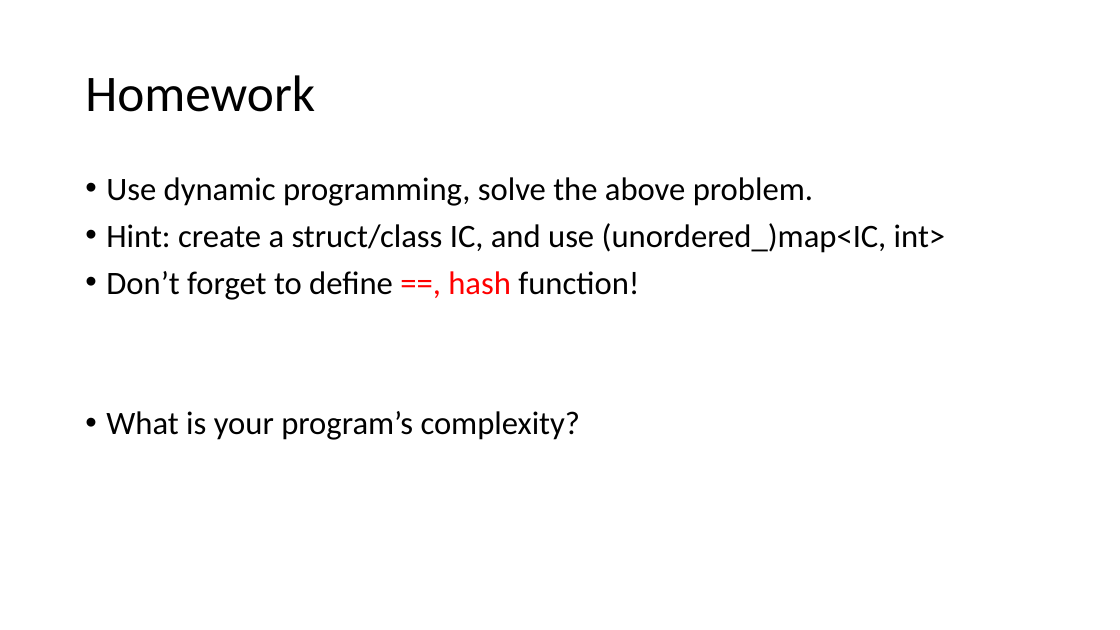
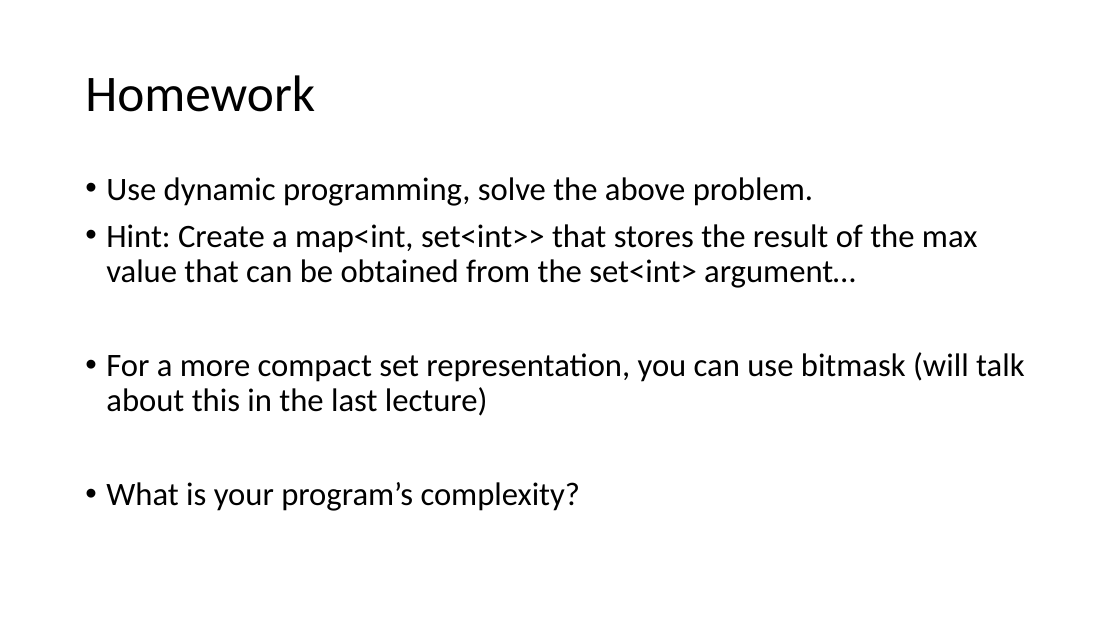
Before and after one commit to kwea123/cpp_data_algo, a slide deck: slide 42 of 3_Hash.pptx. Drawn at 1120x630 pixels with LibreOffice and Linux fonts; fonts in the diff are those of the drawing. Boxes give left, top, right and bottom in pixels: in the first picture for what was removed or moved away, otherwise in the second. Text is boxed around its words. In the diff, an @@ line names an element or a change of style, - is before the commit and + after.

Commit message:
fix

```diff
--- a/3_Hash.pptx
+++ b/3_Hash.pptx
@@ text at <box>106,224,1024,416</box>: text changed @@
-• Hint: create a struct/class IC, and use (unordered_)map<IC, int>
-• Don’t forget to define ==, hash function!
+• Hint: Create a map<int, set<int>> that stores the result of the max value that can be obtained from the set<int> argument…
+• For a more compact set representation, you can use bitmask (will talk about this in the last lecture)
```
